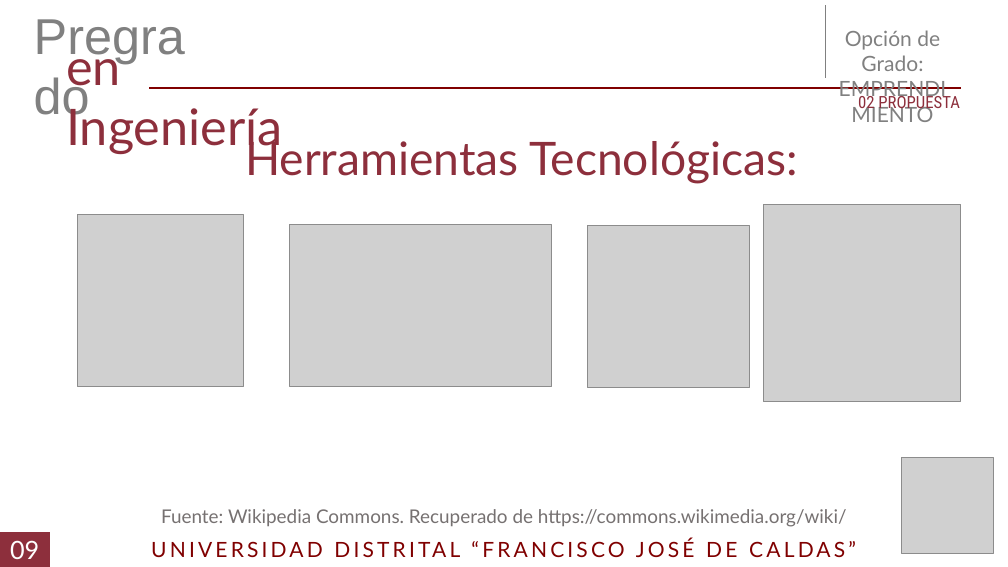
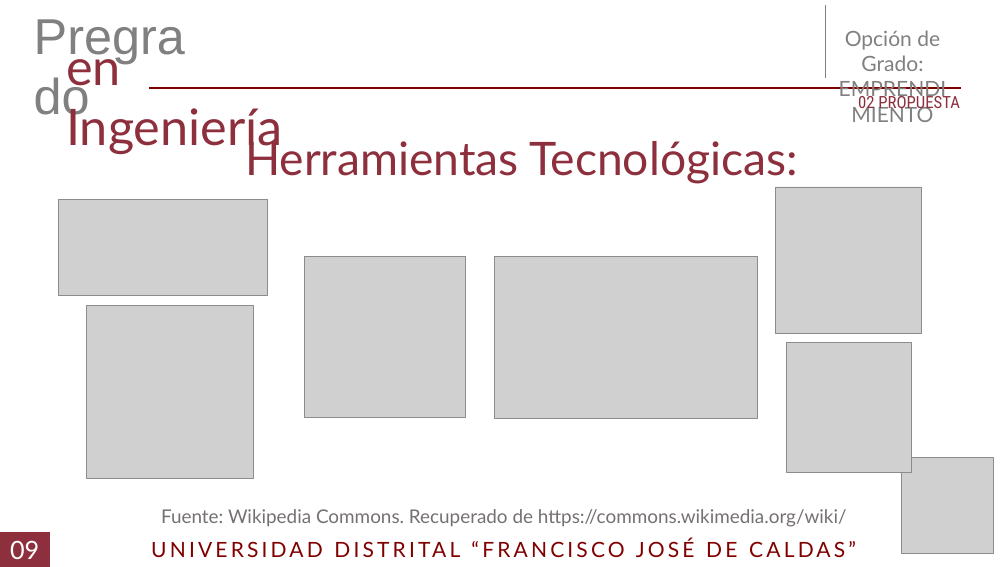
Before and after one commit to DLRin/anteproyecto, a slide deck: slide 10 of Presentacion/Presentacion.pptx. Drawn at 1008x567 pixels with LibreOffice and Linux fonts; fonts in the diff are those of the drawing; grey boxes stand for pictures. Boxes give left, top, right and bottom in pixels: in the first picture for what was removed or moved away, otherwise in the second. Text is boxed around its words. In the diff, an @@ line names an element or a change of style, - is before the commit and + after.

```diff
--- a/Presentacion/Presentacion.pptx
+++ b/Presentacion/Presentacion.pptx
@@ picture added at [59,200,268,296] @@
@@ picture: place and size @@
-picture at [763,204,960,402]
+picture at [776,187,922,333]
@@ picture: place and size @@
-picture at [588,226,749,388]
+picture at [304,256,466,418]
@@ picture: place and size @@
-picture at [289,225,551,386]
+picture at [495,256,757,418]
@@ picture added at [86,306,253,478] @@
@@ picture: place and size @@
-picture at [78,214,243,386]
+picture at [786,343,912,473]
```
Also in this commit, not shown: 21 other slides changed, 2 slides added, 24 other files.
